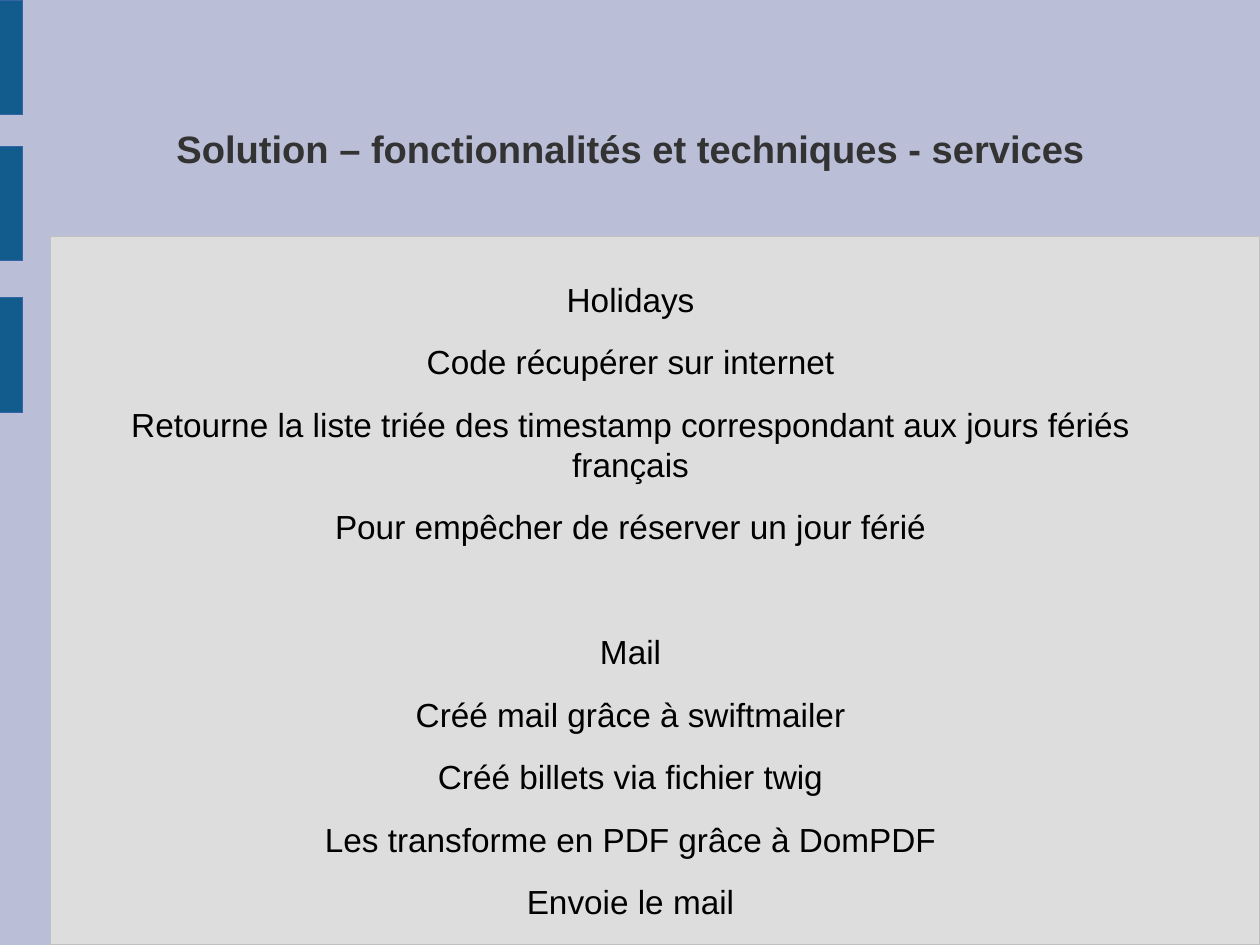
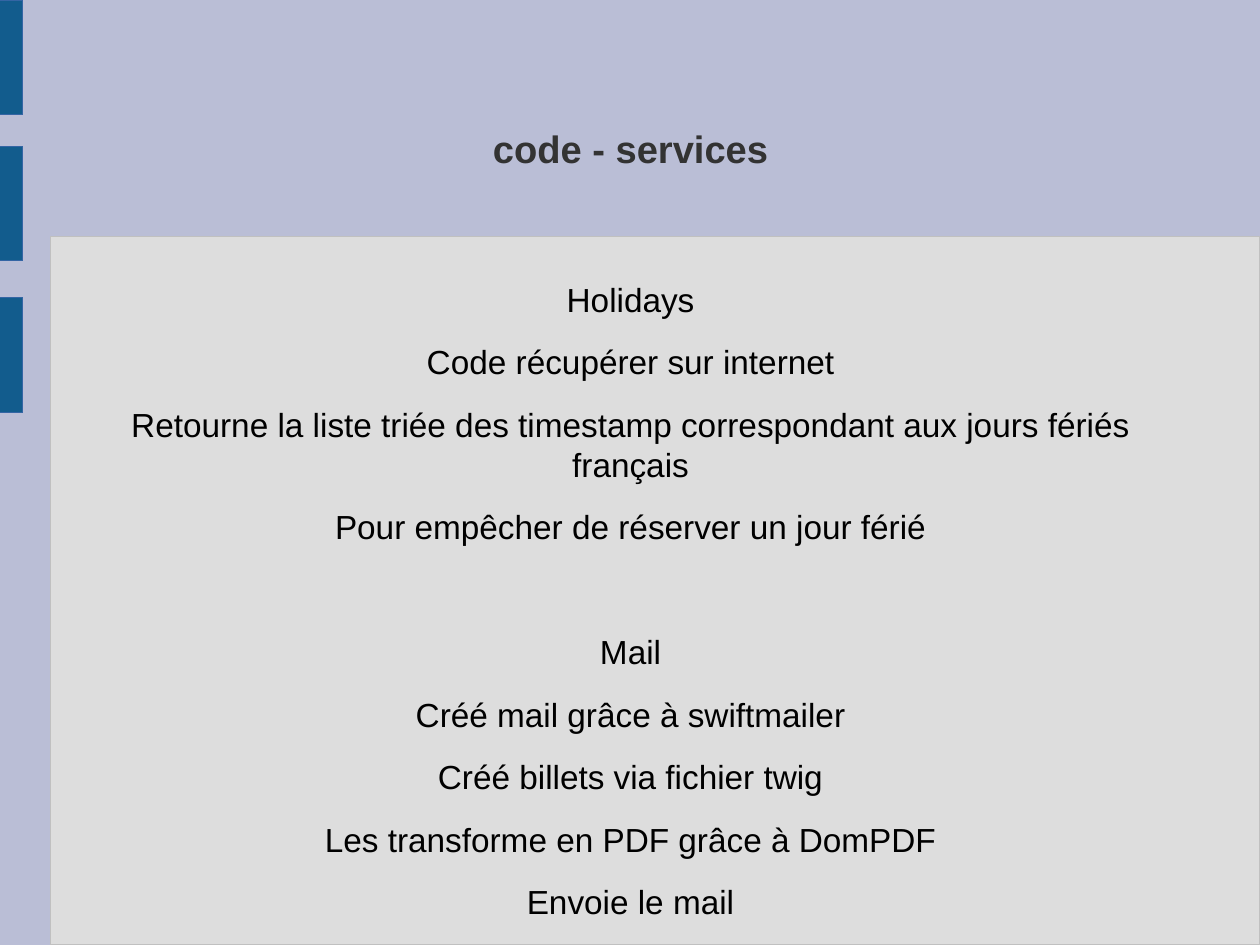
Before and after one commit to frederic-malard/OC_p4_louvre, a slide deck: slide 22 of 3 - diapos.odp (slide 19 before the commit). Drawn at 1260x945 pixels with LibreOffice and Linux fonts; fonts in the diff are those of the drawing. Boxes give left, top, right and bottom in pixels: in the first picture for what was removed or moved away, otherwise in the second. Text is boxed around its words. In the diff, an @@ line names an element or a change of style, - is before the commit and + after.

```diff
--- a/3 - diapos.odp
+++ b/3 - diapos.odp
@@ title at bbox=[493, 135, 769, 164]: text changed @@
-Solution – fonctionnalités et techniques - services
+code - services
```
Also in this commit, not shown: 7 other slides changed.
